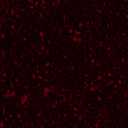
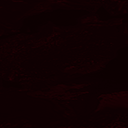
The second 128px x 128px image is a revision of the first. Changes to its layers:
renamed "Layer 1" to "Layer 2", painted on it over [0, 0, 128, 128]
removed layer "Layer 0" over [0, 0, 128, 128]
